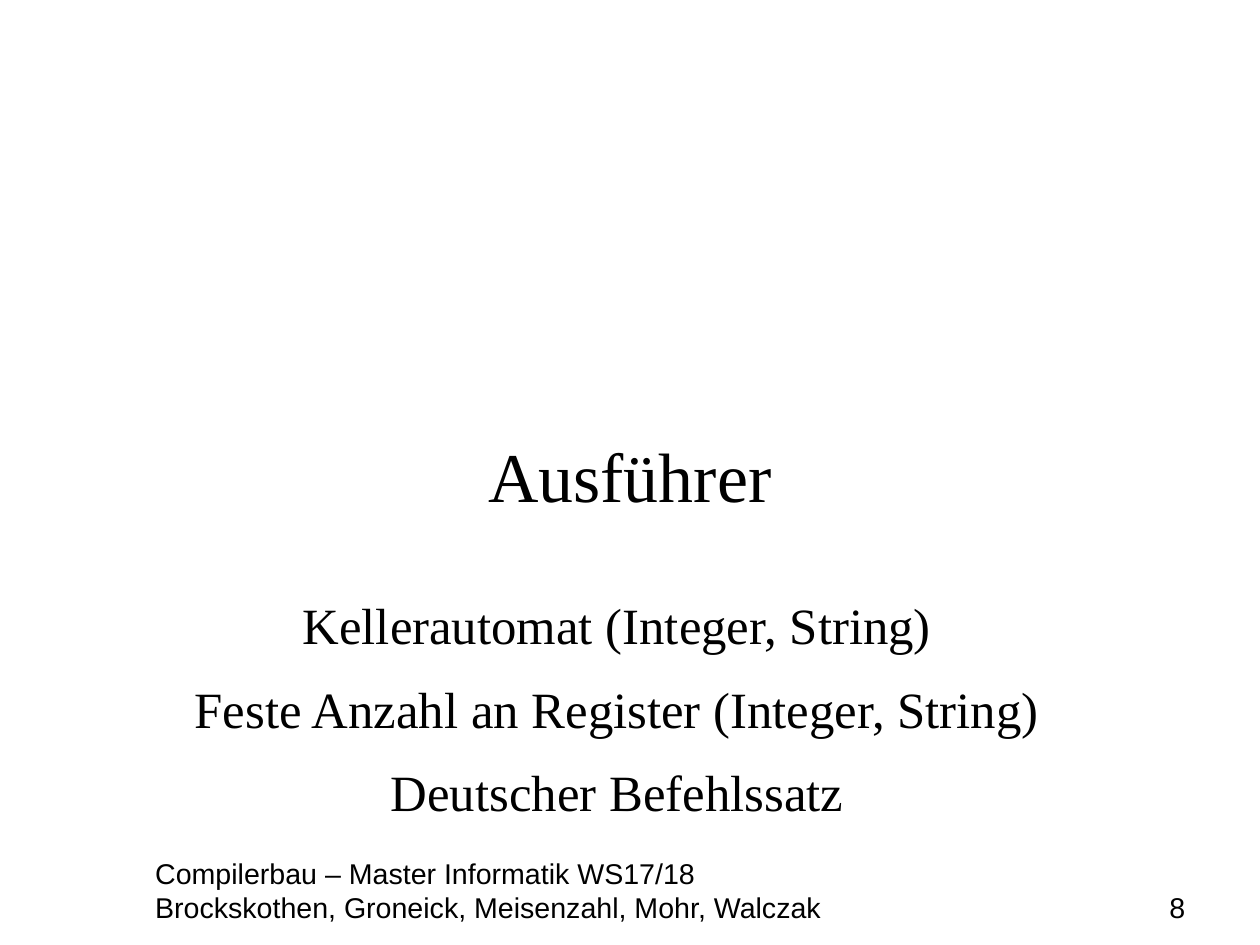
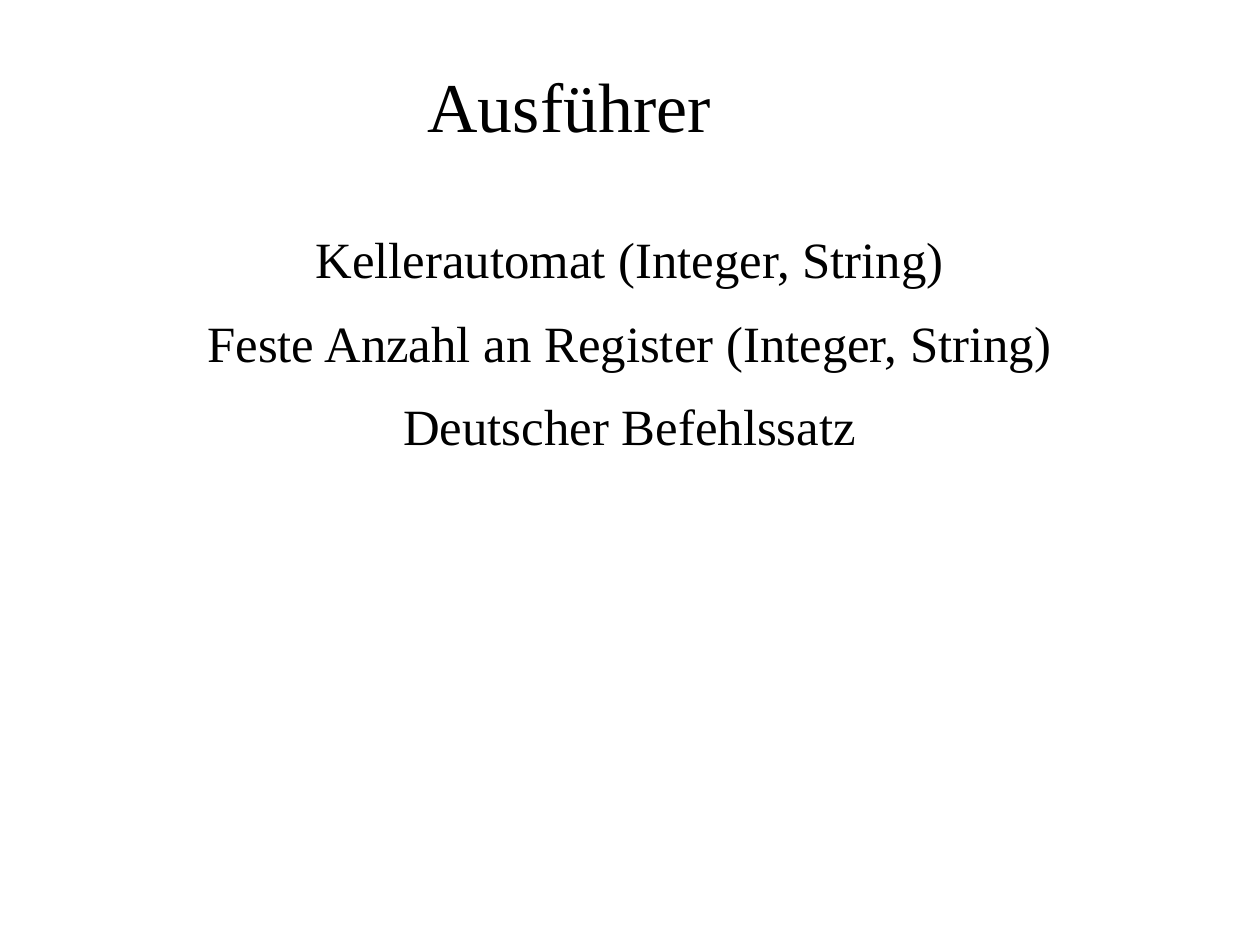
Before and after one commit to MasterInformatikHsBochum/Eine-deutsche-Praesentation, a slide deck: slide 8 of Präsentation.odp. Drawn at 1260x945 pixels with LibreOffice and Linux fonts; fonts in the diff are those of the drawing; background and template pictures are left out. Boxes give left, top, right and bottom in pixels: in the first picture for what was removed or moved away, otherwise in the second. Text is boxed around its words. In the diff, an @@ line names an element or a change of style, - is before the commit and + after.

```diff
--- a/Präsentation.odp
+++ b/Präsentation.odp
@@ title "Ausführer" moved from (x1=488, y1=453, x2=771, y2=503) to (x1=428, y1=83, x2=711, y2=133) @@
@@ text "Kellerautomat (Integer, String)" moved from (x1=195, y1=608, x2=1039, y2=812) to (x1=207, y1=242, x2=1051, y2=446) @@
@@ text removed at (x1=155, y1=863, x2=1185, y2=922) @@
-Compilerbau – Master Informatik WS17/18
-Brockskothen, Groneick, Meisenzahl, Mohr, Walczak 8
```
Also in this commit, not shown: 11 other slides changed, 1 other file.
